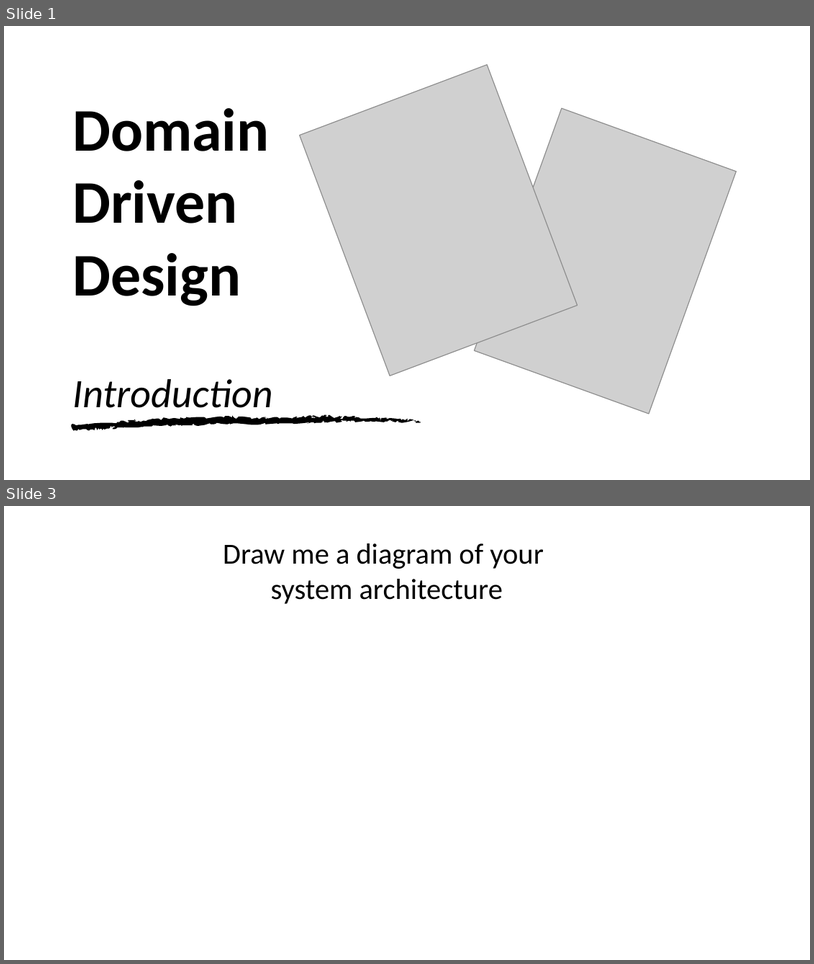
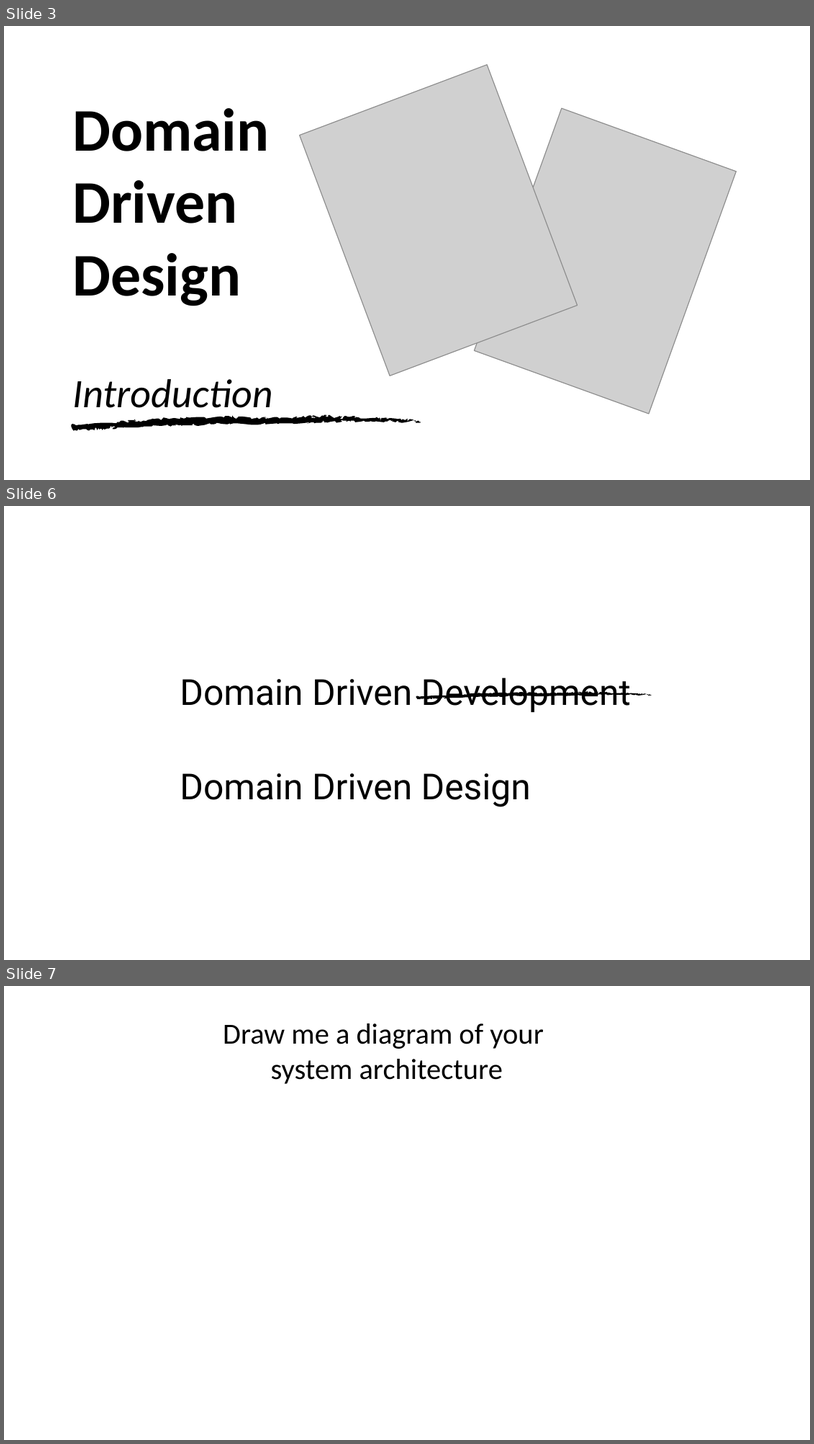
Before and after one commit to Elders/be-a-better-dev, a slide deck: Presentations/DomainDrivenDesign/DDD-Introduction.pptx. Shown one above the other, each under a label of ours: slides 1 and 3 before the commit, slides 3, 6 and 7 after it; the slides between them are not shown. The pictures are 814x964 and 814x1444 pixels, drawn with LibreOffice and Linux fonts; fonts in the diff are those of the drawing; grey boxes stand for pictures; background and template pictures are left out. Boxes give left, top, right and bottom in pixels: in the first picture for what was removed or moved away, otherwise in the second. Text is boxed around its words. In the diff, an @@ line names an element or a change of style, - is before the commit and + after.

```diff
--- a/Presentations/DomainDrivenDesign/DDD-Introduction.pptx
+++ b/Presentations/DomainDrivenDesign/DDD-Introduction.pptx
@@ slide 6 added at (4, 506, 810, 960), background picture (left out) @@
@@ text added at (180, 677, 631, 712), 32 pt, text #000000 @@
+Domain Driven Development
@@ freeform shape added at (416, 692, 651, 700), fill #000000 @@
@@ text added at (180, 773, 531, 807), 32 pt, text #000000 @@
+Domain Driven Design
@@ what was slide 1 is now slide 3 @@
@@ what was slide 3 is now slide 7 @@
```
Also in this commit, not shown: 7 slides changed, 7 other slides added.
